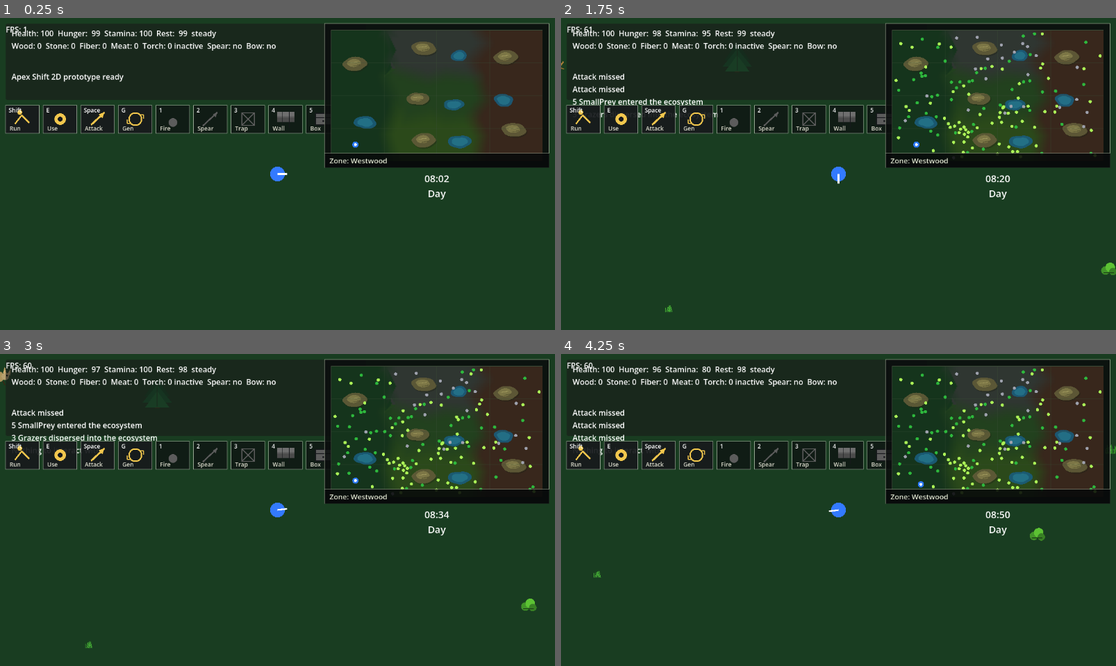
Above: before the commit, frames 1-4 (two rows, left to right).
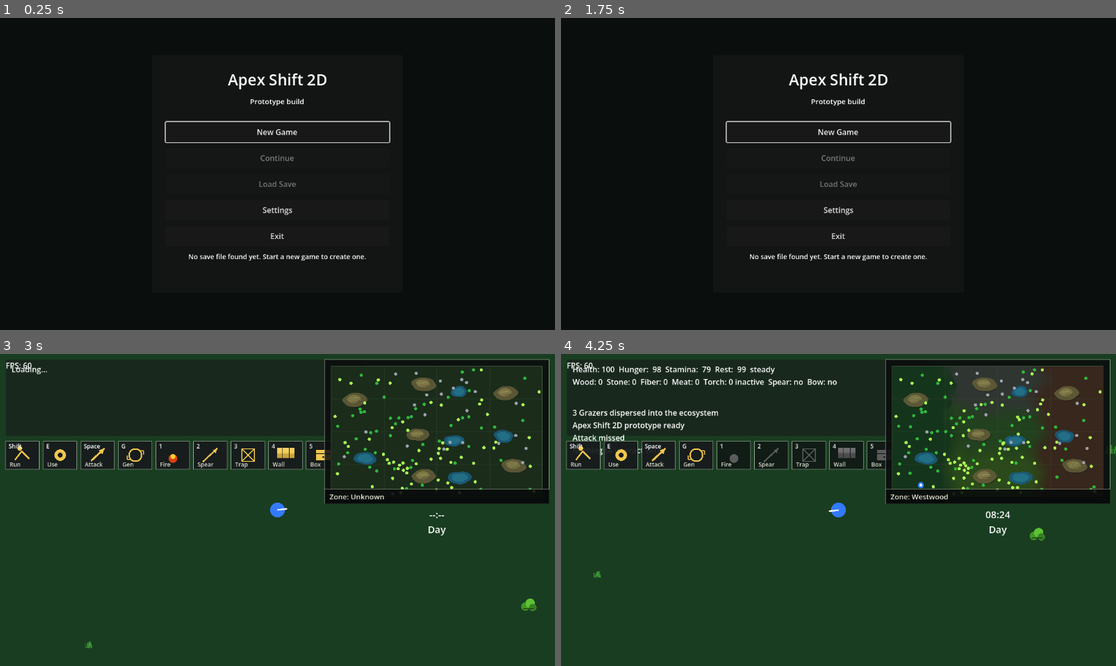
Above: after the commit, the same moments.

Repository: krisstoof/apex-shift-2d
Game: Godot game, scene res://scenes/ui/start_menu.tscn
Two runs of this game, one before a commit and one after it. Both use one fixed random seed, a clock stepped at 60 frames per second and the inputs below. Before the commit the project starts from res://scenes/main.tscn.
Inputs (mouse positions are in pixels of both pictures, inside the frame that each line leads up to):
- Up to frame 1 (0.25 s): no input
- Up to frame 2 (1.75 s): click (838, 211) at 0.5 s, where only the run after the commit has a clickable "Settings"; click (838, 205) at 1.25 s, where only the run after the commit has a clickable "Back"
- Up to frame 3 (3 s): click (277, 469) at 2 s, where only the run after the commit has a clickable "New Game"; tap Enter at 2.75 s; move the mouse to (399, 494) at 2.77 s; hold D (move_right) from 2.78 s (still down); tap E at 2.85 s; click (399, 494) at 2.92 s
- Up to frame 4 (4.25 s): tap Space at 3.02, 3.77 s; move the mouse to (727, 525) at 3.52 s; release D (move_right) at 3.53 s; hold S (move_down) from 3.53 s (still down); tap Shift at 3.6 s; click (727, 525) at 3.67 s; tap E at 3.8 s

The runs differ from the first frame. In frame 1, 89% of the frame differs, in the area x 0-100%, y 0-100%; in frame 2, 89%; in frame 3, 6.7%; in frame 4, 0.6%.

Commit message:
feature/#105 Add return to start screen from pause menu

Diff:
--- a/project.godot
+++ b/project.godot
@@ -11,13 +11,14 @@
 [application]
 
 config/name="Apex Shift 2D Prototype"
-run/main_scene="res://scenes/main.tscn"
+run/main_scene="res://scenes/ui/start_menu.tscn"
 config/features=PackedStringArray("4.6", "Forward Plus")
 config/icon="res://icon.svg"
 
 [autoload]
 
 EventBus="*res://scripts/systems/event_bus.gd"
+GameSession="*res://scripts/systems/game_session.gd"
 
 [input]
 
--- /dev/null
+++ b/scenes/ui/start_menu.tscn
@@ -0,0 +1,12 @@
+[gd_scene load_steps=2 format=3]
+
+[ext_resource type="Script" path="res://scripts/ui/start_menu.gd" id="1"]
+
+[node name="StartMenu" type="Control"]
+layout_mode = 3
+anchors_preset = 15
+anchor_right = 1.0
+anchor_bottom = 1.0
+grow_horizontal = 2
+grow_vertical = 2
+script = ExtResource("1")
--- a/scripts/systems/game_manager.gd
+++ b/scripts/systems/game_manager.gd
@@ -7,10 +7,13 @@
 @onready var player: Node = get_parent().get_node("Player")
 @onready var world: Node = get_parent().get_node("World")
 @onready var save_system: Node = get_parent().get_node("SaveSystem")
+@onready var game_session = get_node("/root/GameSession")
 
 func _ready() -> void:
+	await _wait_for_world_boot()
 	player.evolution_director = evolution_director
 	hud.bind(player, evolution_director, day_night_system, ecosystem_director)
+	await _apply_boot_action()
 	get_node("/root/EventBus").post_message("Apex Shift 2D prototype ready")
 
 
@@ -21,3 +24,15 @@
 		save_system.save_game()
 	if event is InputEventKey and event.pressed and event.keycode == KEY_F9:
 		save_system.load_game()
+
+
+func _wait_for_world_boot() -> void:
+	if world.has_method("is_boot_ready") and world.is_boot_ready():
+		return
+	if world.has_signal("world_initialized"):
+		await world.world_initialized
+
+
+func _apply_boot_action() -> void:
+	if game_session.consume_load_save_request():
+		await save_system.load_game()
--- /dev/null
+++ b/scripts/systems/game_session.gd
@@ -0,0 +1,23 @@
+extends Node
+
+const SAVE_PATH := "user://savegame.json"
+
+var load_save_requested := false
+
+
+func request_new_game() -> void:
+	load_save_requested = false
+
+
+func request_continue() -> void:
+	load_save_requested = true
+
+
+func consume_load_save_request() -> bool:
+	var requested := load_save_requested
+	load_save_requested = false
+	return requested
+
+
+func has_save_game() -> bool:
+	return FileAccess.file_exists(SAVE_PATH)
--- a/scripts/ui/hud.gd
+++ b/scripts/ui/hud.gd
@@ -36,6 +36,7 @@
 	pause_menu.resume_requested.connect(_on_pause_menu_resume)
 	pause_menu.save_requested.connect(_on_pause_menu_save)
 	pause_menu.load_requested.connect(_on_pause_menu_load)
+	pause_menu.main_menu_requested.connect(_on_pause_menu_main_menu)
 	pause_menu.quit_requested.connect(_on_pause_menu_quit)
 
 
@@ -209,5 +210,12 @@
 		save_system.load_game()
 
 
+func _on_pause_menu_main_menu() -> void:
+	_set_pause_menu_open(false)
+	_set_map_screen_open(false)
+	get_tree().paused = false
+	get_tree().change_scene_to_file("res://scenes/ui/start_menu.tscn")
+
+
 func _on_pause_menu_quit() -> void:
 	get_tree().quit()
--- a/scripts/ui/pause_menu.gd
+++ b/scripts/ui/pause_menu.gd
@@ -3,9 +3,10 @@
 signal resume_requested
 signal save_requested
 signal load_requested
+signal main_menu_requested
 signal quit_requested
 
-const PANEL_SIZE := Vector2(340, 300)
+const PANEL_SIZE := Vector2(340, 346)
 
 var panel: Panel
 
@@ -44,7 +45,8 @@
 	_add_button("Resume", 70.0, resume_requested.emit)
 	_add_button("Save Game", 118.0, save_requested.emit)
 	_add_button("Load Game", 166.0, load_requested.emit)
-	_add_button("Quit", 224.0, quit_requested.emit)
+	_add_button("Main Menu", 214.0, main_menu_requested.emit)
+	_add_button("Quit", 262.0, quit_requested.emit)
 
 
 func _add_button(label: String, top: float, pressed_callable: Callable) -> void:
--- /dev/null
+++ b/scripts/ui/start_menu.gd
@@ -0,0 +1,272 @@
+extends Control
+
+const GAME_SCENE_PATH := "res://scenes/main.tscn"
+const SETTINGS_PATH := "user://start_menu_settings.cfg"
+const MASTER_BUS_NAME := "Master"
+
+const PANEL_SIZE := Vector2(520.0, 420.0)
+const SETTINGS_PANEL_SIZE := Vector2(520.0, 340.0)
+const BUTTON_HEIGHT := 42.0
+const SIDE_MARGIN := 28.0
+
+var main_panel: PanelContainer
+var settings_panel: PanelContainer
+var new_game_button: Button
+var continue_button: Button
+var load_button: Button
+var status_label: Label
+var master_volume_slider: HSlider
+var master_volume_value_label: Label
+var fullscreen_button: CheckButton
+var settings_back_button: Button
+var settings_loaded := false
+var game_session
+
+
+func _ready() -> void:
+	process_mode = Node.PROCESS_MODE_ALWAYS
+	mouse_filter = Control.MOUSE_FILTER_STOP
+	game_session = get_node("/root/GameSession")
+	_build_ui()
+	_load_settings()
+	_refresh_save_state()
+	_show_main_menu()
+
+
+func _unhandled_input(event: InputEvent) -> void:
+	if event is InputEventKey and event.pressed and not event.echo and event.keycode == KEY_ESCAPE:
+		if settings_panel.visible:
+			_show_main_menu()
+		else:
+			get_tree().quit()
+		get_viewport().set_input_as_handled()
+
+
+func _build_ui() -> void:
+	var backdrop := ColorRect.new()
+	backdrop.set_anchors_preset(Control.PRESET_FULL_RECT)
+	backdrop.color = Color(0.04, 0.06, 0.05, 1.0)
+	add_child(backdrop)
+
+	var center := CenterContainer.new()
+	center.set_anchors_preset(Control.PRESET_FULL_RECT)
+	add_child(center)
+
+	main_panel = PanelContainer.new()
+	main_panel.custom_minimum_size = PANEL_SIZE
+	center.add_child(main_panel)
+
+	var main_margin := MarginContainer.new()
+	_apply_panel_margins(main_margin)
+	main_panel.add_child(main_margin)
+
+	var main_stack := VBoxContainer.new()
+	main_stack.add_theme_constant_override("separation", 12)
+	main_margin.add_child(main_stack)
+
+	var title := Label.new()
+	title.text = "Apex Shift 2D"
+	title.horizontal_alignment = HORIZONTAL_ALIGNMENT_CENTER
+	title.add_theme_font_size_override("font_size", 32)
+	main_stack.add_child(title)
+
+	var subtitle := Label.new()
+	subtitle.text = "Prototype build"
+	subtitle.horizontal_alignment = HORIZONTAL_ALIGNMENT_CENTER
+	subtitle.add_theme_font_size_override("font_size", 15)
+	main_stack.add_child(subtitle)
+
+	var spacer := Control.new()
+	spacer.custom_minimum_size = Vector2(0.0, 8.0)
+	main_stack.add_child(spacer)
+
+	new_game_button = _add_main_button(main_stack, "New Game", _on_new_game_pressed)
+	continue_button = _add_main_button(main_stack, "Continue", _on_continue_pressed)
+	load_button = _add_main_button(main_stack, "Load Save", _on_load_save_pressed)
+	_add_main_button(main_stack, "Settings", _on_settings_pressed)
+	_add_main_button(main_stack, "Exit", _on_exit_pressed)
+
+	status_label = Label.new()
+	status_label.horizontal_alignment = HORIZONTAL_ALIGNMENT_CENTER
+	status_label.autowrap_mode = TextServer.AUTOWRAP_WORD_SMART
+	status_label.add_theme_font_size_override("font_size", 14)
+	status_label.custom_minimum_size = Vector2(0.0, 56.0)
+	main_stack.add_child(status_label)
+
+	settings_panel = PanelContainer.new()
+	settings_panel.visible = false
+	settings_panel.custom_minimum_size = SETTINGS_PANEL_SIZE
+	center.add_child(settings_panel)
+
+	var settings_margin := MarginContainer.new()
+	_apply_panel_margins(settings_margin)
+	settings_panel.add_child(settings_margin)
+
+	var settings_stack := VBoxContainer.new()
+	settings_stack.add_theme_constant_override("separation", 12)
+	settings_margin.add_child(settings_stack)
+
+	var settings_title := Label.new()
+	settings_title.text = "Settings"
+	settings_title.horizontal_alignment = HORIZONTAL_ALIGNMENT_CENTER
+	settings_title.add_theme_font_size_override("font_size", 28)
+	settings_stack.add_child(settings_title)
+
+	var volume_row := HBoxContainer.new()
+	volume_row.add_theme_constant_override("separation", 12)
+	settings_stack.add_child(volume_row)
+
+	var volume_label := Label.new()
+	volume_label.text = "Master volume"
+	volume_label.custom_minimum_size = Vector2(150.0, 0.0)
+	volume_label.vertical_alignment = VERTICAL_ALIGNMENT_CENTER
+	volume_row.add_child(volume_label)
+
+	master_volume_slider = HSlider.new()
+	master_volume_slider.min_value = -24.0
+	master_volume_slider.max_value = 0.0
+	master_volume_slider.step = 1.0
+	master_volume_slider.custom_minimum_size = Vector2(240.0, 0.0)
+	master_volume_slider.size_flags_horizontal = Control.SIZE_EXPAND_FILL
+	master_volume_slider.value_changed.connect(_on_master_volume_changed)
+	volume_row.add_child(master_volume_slider)
+
+	master_volume_value_label = Label.new()
+	master_volume_value_label.custom_minimum_size = Vector2(70.0, 0.0)
+	master_volume_value_label.horizontal_alignment = HORIZONTAL_ALIGNMENT_RIGHT
+	master_volume_value_label.vertical_alignment = VERTICAL_ALIGNMENT_CENTER
+	volume_row.add_child(master_volume_value_label)
+
+	fullscreen_button = CheckButton.new()
+	fullscreen_button.text = "Fullscreen"
+	fullscreen_button.toggled.connect(_on_fullscreen_toggled)
+	settings_stack.add_child(fullscreen_button)
+
+	var settings_note := Label.new()
+	settings_note.text = "Changes apply immediately and are saved locally."
+	settings_note.autowrap_mode = TextServer.AUTOWRAP_WORD_SMART
+	settings_note.add_theme_font_size_override("font_size", 14)
+	settings_stack.add_child(settings_note)
+
+	var settings_spacer := Control.new()
+	settings_spacer.custom_minimum_size = Vector2(0.0, 10.0)
+	settings_stack.add_child(settings_spacer)
+
+	settings_back_button = _add_main_button(settings_stack, "Back", _show_main_menu)
+
+
+func _add_main_button(stack: VBoxContainer, label: String, callback: Callable) -> Button:
+	var button := Button.new()
+	button.text = label
+	button.custom_minimum_size = Vector2(0.0, BUTTON_HEIGHT)
+	button.size_flags_horizontal = Control.SIZE_EXPAND_FILL
+	button.pressed.connect(callback)
+	stack.add_child(button)
+	return button
+
+
+func _apply_panel_margins(container: MarginContainer) -> void:
+	container.add_theme_constant_override("margin_left", SIDE_MARGIN)
+	container.add_theme_constant_override("margin_right", SIDE_MARGIN)
+	container.add_theme_constant_override("margin_top", SIDE_MARGIN)
+	container.add_theme_constant_override("margin_bottom", SIDE_MARGIN)
+
+
+func _show_main_menu() -> void:
+	main_panel.visible = true
+	settings_panel.visible = false
+	if continue_button.disabled:
+		new_game_button.grab_focus()
+	else:
+		continue_button.grab_focus()
+
+
+func _show_settings_menu() -> void:
+	main_panel.visible = false
+	settings_panel.visible = true
+	settings_back_button.grab_focus()
+
+
+func _refresh_save_state() -> void:
+	var has_save: bool = game_session.has_save_game()
+	continue_button.disabled = not has_save
+	load_button.disabled = not has_save
+	status_label.text = "Save found. Continue and Load Save are available." if has_save else "No save file found yet. Start a new game to create one."
+
+
+func _on_new_game_pressed() -> void:
+	game_session.request_new_game()
+	_change_to_game_scene()
+
+
+func _on_continue_pressed() -> void:
+	if not game_session.has_save_game():
+		status_label.text = "No save file found yet."
+		return
+	game_session.request_continue()
+	_change_to_game_scene()
+
+
+func _on_load_save_pressed() -> void:
+	_on_continue_pressed()
+
+
+func _on_settings_pressed() -> void:
+	_show_settings_menu()
+
+
+func _on_exit_pressed() -> void:
+	get_tree().quit()
+
+
+func _on_master_volume_changed(value: float) -> void:
+	if not settings_loaded:
+		return
+	_apply_settings(value, fullscreen_button.button_pressed)
+	_save_settings(value, fullscreen_button.button_pressed)
+
+
+func _on_fullscreen_toggled(button_pressed: bool) -> void:
+	if not settings_loaded:
+		return
+	_apply_settings(master_volume_slider.value, button_pressed)
+	_save_settings(master_volume_slider.value, button_pressed)
+
+
+func _load_settings() -> void:
+	settings_loaded = false
+	var config := ConfigFile.new()
+	var master_volume := 0.0
+	var fullscreen := false
+	if config.load(SETTINGS_PATH) == OK:
+		master_volume = float(config.get_value("audio", "master_volume_db", master_volume))
+		fullscreen = config.get_value("display", "fullscreen", fullscreen) == true
+	master_volume_slider.value = clamp(master_volume, master_volume_slider.min_value, master_volume_slider.max_value)
+	fullscreen_button.button_pressed = fullscreen
+	_apply_settings(master_volume_slider.value, fullscreen)
+	settings_loaded = true
+
+
+func _save_settings(master_volume: float, fullscreen: bool) -> void:
+	var config := ConfigFile.new()
+	config.set_value("audio", "master_volume_db", master_volume)
+	config.set_value("display", "fullscreen", fullscreen)
+	config.save(SETTINGS_PATH)
+
+
+func _apply_settings(master_volume: float, fullscreen: bool) -> void:
+	var bus_index := AudioServer.get_bus_index(MASTER_BUS_NAME)
+	if bus_index >= 0:
+		AudioServer.set_bus_volume_db(bus_index, master_volume)
+	master_volume_value_label.text = "%d dB" % int(round(master_volume))
+	if fullscreen:
+		DisplayServer.window_set_mode(DisplayServer.WINDOW_MODE_FULLSCREEN)
+	else:
+		DisplayServer.window_set_mode(DisplayServer.WINDOW_MODE_WINDOWED)
+
+
+func _change_to_game_scene() -> void:
+	var error := get_tree().change_scene_to_file(GAME_SCENE_PATH)
+	if error != OK:
+		game_session.request_new_game()
+		status_label.text = "Could not start the game."
--- a/scripts/world/world.gd
+++ b/scripts/world/world.gd
@@ -81,7 +81,10 @@
 var group_nodes_cache_timestamps: Dictionary = {}
 var pending_biome_vegetation_syncs: Dictionary = {}
 var biome_vegetation_sync_scheduled := false
+var boot_ready := false
 const GROUP_CACHE_TTL_SECONDS := 0.12
+
+signal world_initialized
 
 func _ready() -> void:
 	texture_filter = CanvasItem.TEXTURE_FILTER_LINEAR
@@ -100,6 +103,8 @@
 	_sync_visible_small_prey()
 	_spawn_initial_grazers()
 	_sync_visible_varnaks()
+	boot_ready = true
+	world_initialized.emit()
 	queue_redraw()
 
 
@@ -132,6 +137,10 @@
 	if landmarks.is_empty():
 		return WORLD_CONFIG.get_landmarks()
 	return landmarks.duplicate(true)
+
+
+func is_boot_ready() -> bool:
+	return boot_ready
 
 
 func get_cached_group_nodes(group_name: String) -> Array:
Not shown, added: scripts/systems/game_session.gd.uid
Not shown, added: scripts/ui/start_menu.gd.uid
Not shown, changed: docs/application-overview.md
Not shown, changed: new-tasks.md
